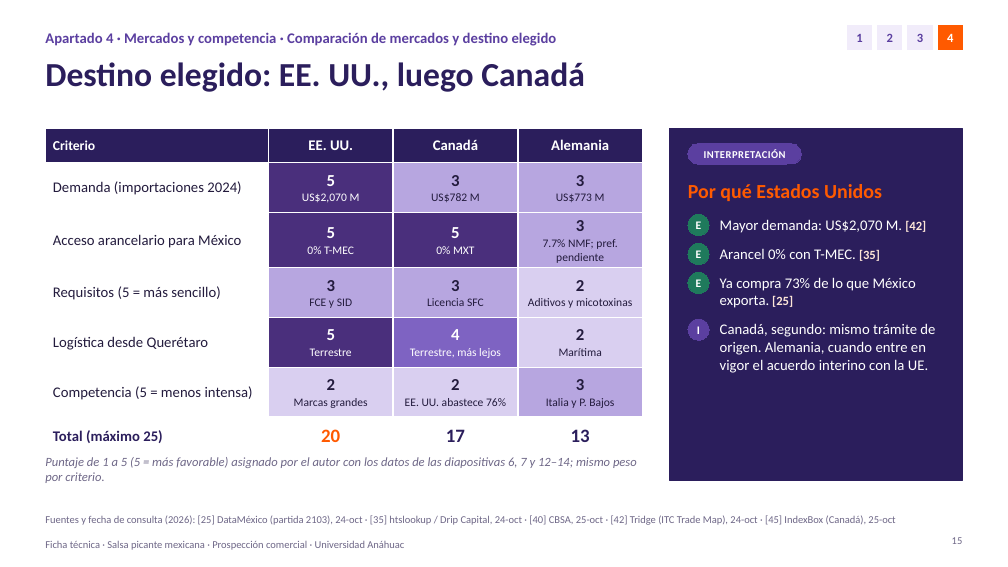
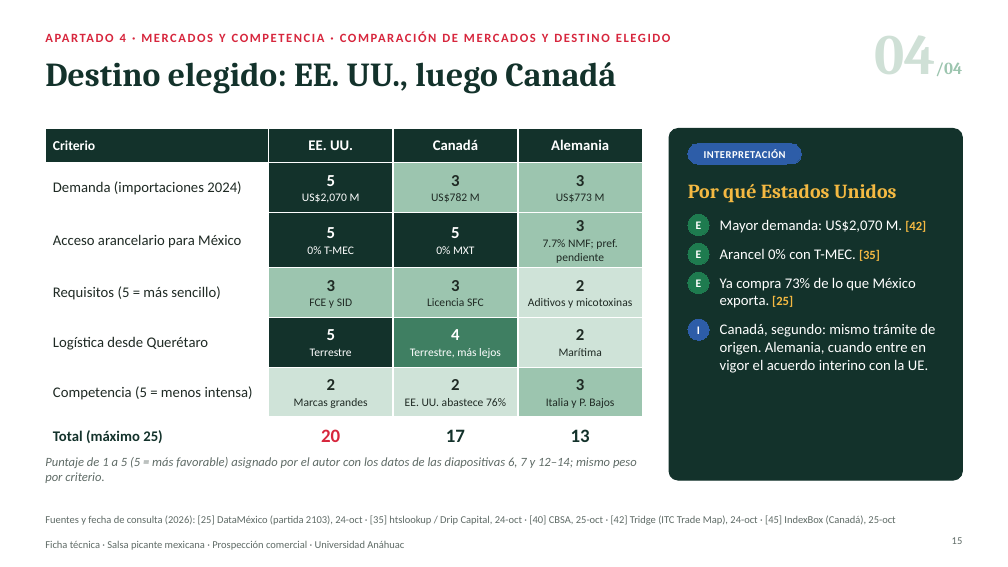
Before and after one commit to psiantonioochoa-design/Arquitectura, a slide deck: slide 15 of comercio-exterior/Ficha técnica · Salsa picante · Viabilidad arancelaria y de mercado.pptx. Drawn at 1008x567 pixels with LibreOffice and Linux fonts; fonts in the diff are those of the drawing. Boxes give left, top, right and bottom in pixels: in the first picture for what was removed or moved away, otherwise in the second. Text is boxed around its words. In the diff, an @@ line names an element or a change of style, - is before the commit and + after.

```diff
--- a/comercio-exterior/Ficha técnica · Salsa picante · Viabilidad arancelaria y de mercado.pptx
+++ b/comercio-exterior/Ficha técnica · Salsa picante · Viabilidad arancelaria y de mercado.pptx
@@ rectangle removed at [848,26,872,50] @@
-1
@@ rectangle removed at [878,26,902,50] @@
-2
@@ rectangle removed at [908,26,932,50] @@
-3
@@ rectangle removed at [938,26,963,50] @@
-4
@@ title "Destino elegido: EE. UU., luego ..." at [45,62,616,94]: font Calibri to Cambria, text colour #2B1E5C to #13322B @@
@@ text at [120,34,549,42]: text changed; size 14 to 12 pt; text colour #5B3FA0 to #D7263D @@
-Apartado 4 · Mercados y competencia · Comparación de mercados y destino elegido
+APARTADO 4 · MERCADOS Y COMPETENCIA · COMPARACIÓN DE MERCADOS Y DESTINO ELEGIDO
@@ text added at [874,36,963,76], 16 pt, text #9CC5AF, bold @@
+04/04
@@ table at [45,129,643,447] @@
@@ fill #2B1E5C to #13322B in row 1 @@
@@ fill #4A2F7C to #13322B in 4 cells @@
@@ fill #B7A6E0 to #9CC5AF in 6 cells @@
@@ fill #D9CFF0 to #CFE3D8 in 4 cells @@
@@ fill #7E63C2 to #3F7F62 in row 5, column 3 @@
@@ text colour #231B3D to #1F2A24 in "Demanda (importaciones 2024)", "3", "US$782 M", "3" and 21 more places @@
@@ text colour #2B1E5C to #13322B in "Total (máximo 25)", "17", "13" @@
@@ text colour #FF5A00 to #D7263D in "20" @@
@@ rectangle removed at [669,129,963,480] @@
@@ rounded rectangle added at [669,129,963,480], fill #13322B, outline #13322B 1 pt @@
@@ rounded rectangle "INTERPRETACIÓN" at [688,144,802,164]: fill #5B3FA0 to #2D5DA8; outline #5B3FA0 0.75 pt to #2D5DA8 0.75 pt @@
@@ text "Por qué Estados Unidos" at [688,184,897,203]: font Calibri to Cambria, text colour #FF5A00 to #F4B942 @@
@@ text "Mayor demanda: US$2,070 M. [42]" at [720,219,926,233]: text colour #FDE6D8 to #F4B942 in "[42]" @@
@@ text "Arancel 0% con T-MEC. [35]" at [720,249,880,261]: text colour #FDE6D8 to #F4B942 in "[35]" @@
@@ fill #1F7A5C to #1E7B4F; outline #1F7A5C 0.75 pt to #1E7B4F 0.75 pt in 3 elements at [688,215,709,236], [688,243,709,265], [688,272,709,293] @@
@@ text "Ya compra 73% de lo ..." at [720,277,916,308]: text colour #FDE6D8 to #F4B942 in "[25]" @@
@@ ellipse "I" at [688,319,709,340]: fill #5B3FA0 to #2D5DA8; outline #5B3FA0 0.75 pt to #2D5DA8 0.75 pt @@
@@ text colour #6E6787 to #5F6B66 in 4 elements at [45,541,404,550], [45,457,637,483], [45,515,895,525], [952,537,963,544] @@
```
Also in this commit, not shown: 23 other slides changed, 1 other file.
